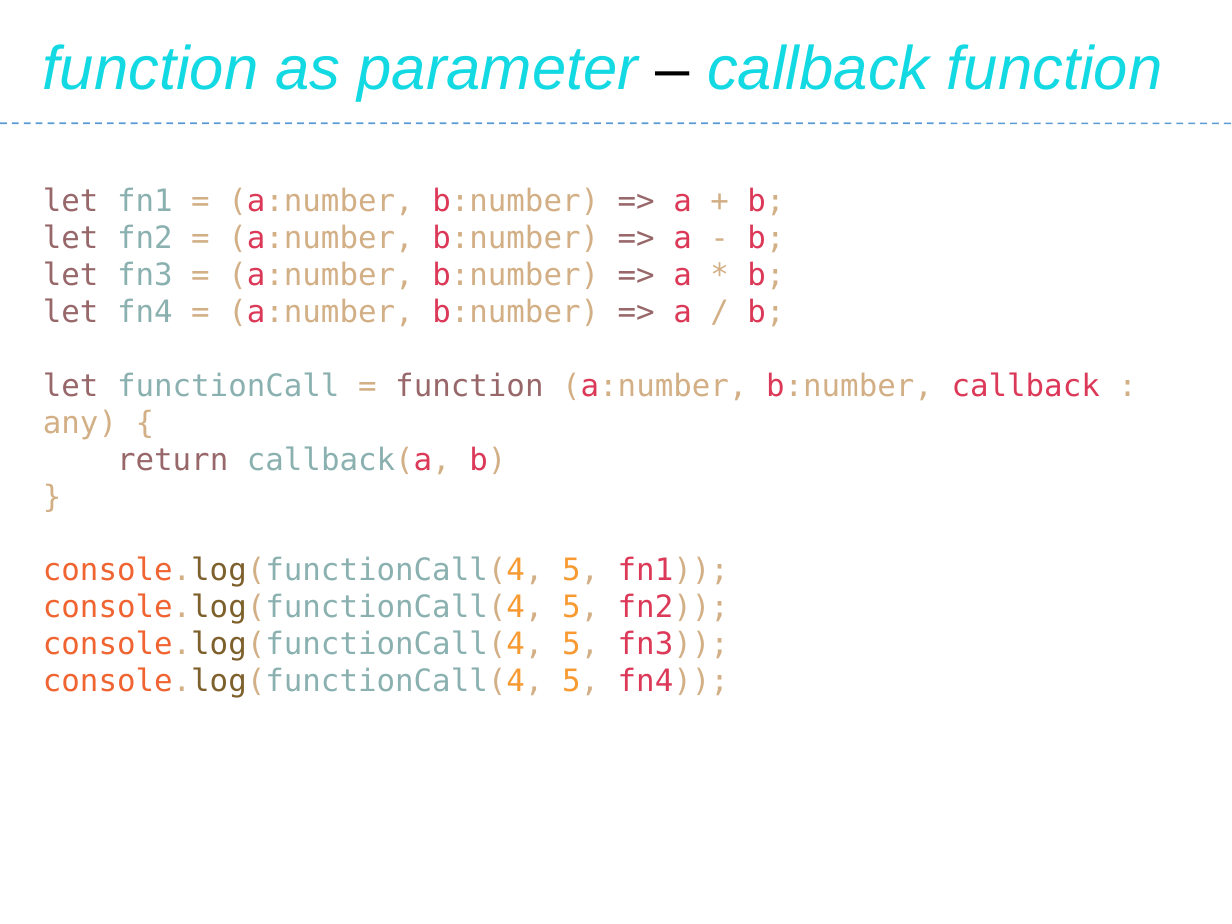
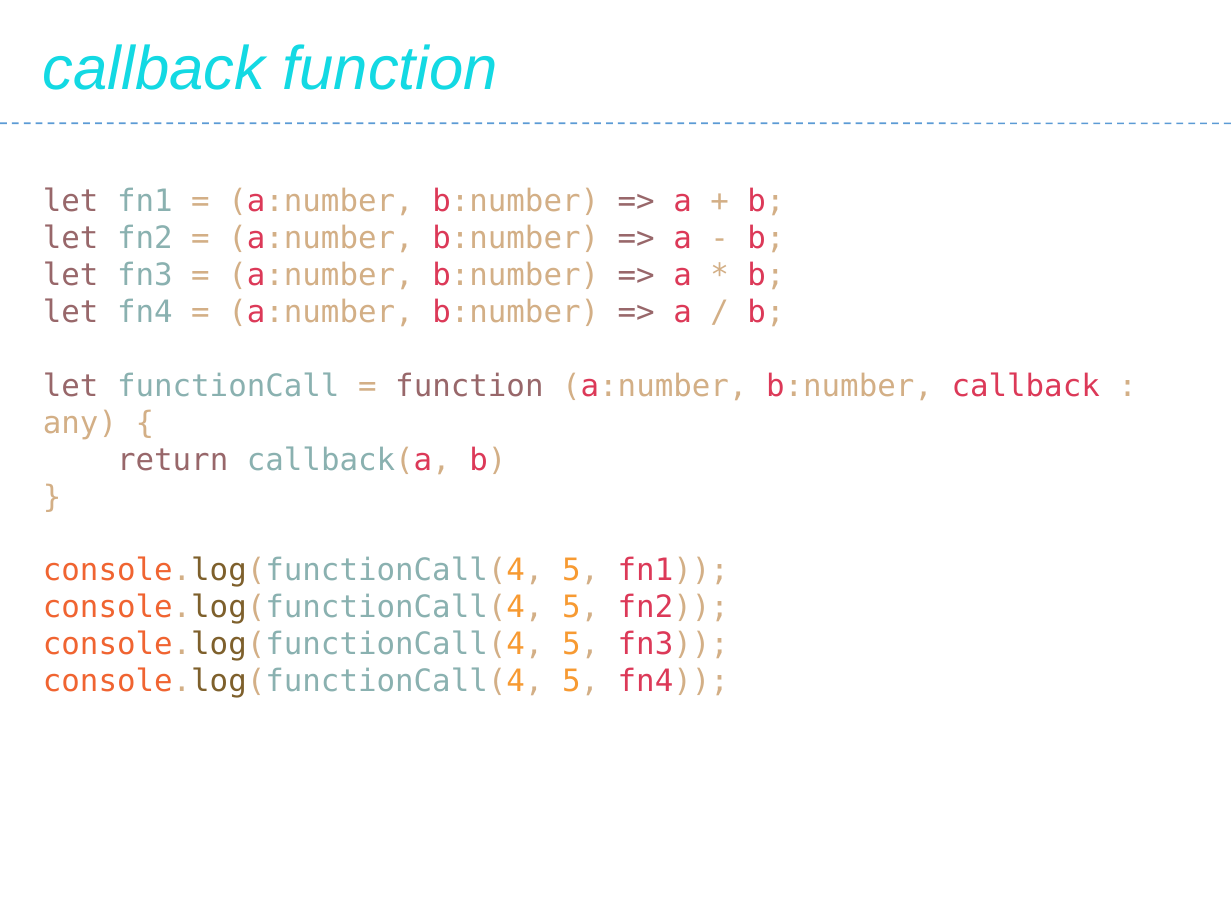
Before and after one commit to Saleel-Bagde/PPT-s, a slide deck: slide 190 of JavaScript.pptx (slide 192 before the commit). Drawn at 1232x924 pixels with LibreOffice and Linux fonts; fonts in the diff are those of the drawing. Boxes give left, top, right and bottom in pixels: in the first picture for what was removed or moved away, otherwise in the second. Text is boxed around its words. In the diff, an @@ line names an element or a change of style, - is before the commit and + after.

```diff
--- a/JavaScript.pptx
+++ b/JavaScript.pptx
@@ text at bbox=[43, 44, 498, 90]: text changed @@
-function as parameter – callback function
+callback function
```
Also in this commit, not shown: 8 other slides changed, 2 slides removed.
